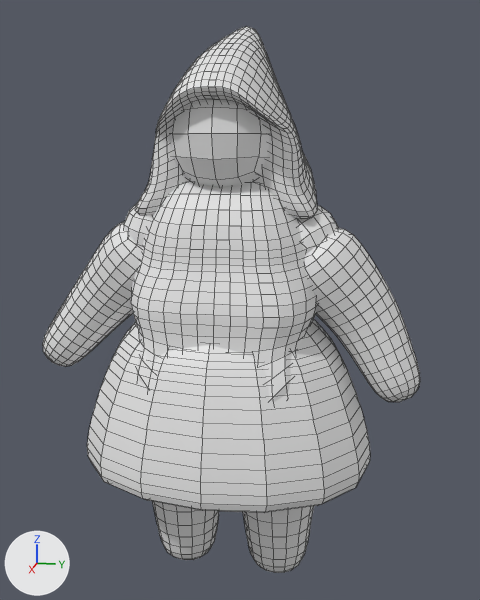
A saved change to the Blender file MOŽIC REF.blend.
Camera for both pictures: a 50 mm camera at (5.2, 1.2, 3.76) aimed at (-0.13, 0.14, 2.43). The lights are fixed; the arrows at lower left show +X, +Y and +Z. Mesh edges are drawn as thin lines.

Objects in the first picture: 'desna roka', 'leva noga', 'leva roka', 'noga desna', 'telo'.
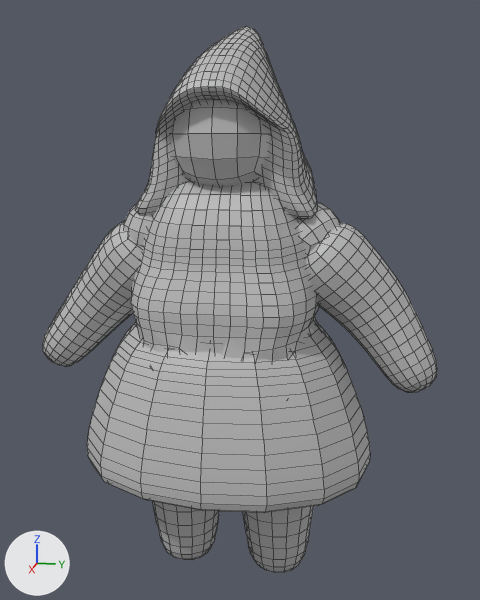
Location of each change, (x1, y1, x2, y2) in pixels of the pictures (480 x 600 px; the box of a moved part takes in the faces that stretch with it):
'desna roka', recoloured, turned
    before: (298, 205, 420, 402)
    after: (297, 203, 437, 392)
'leva roka', recoloured
    both: (43, 204, 154, 367)
part 1 of me_cube_003, moved or reshaped
    before: (136, 323, 297, 402)
    after: (136, 323, 297, 363)
part 2 of me_cube_003, moved or reshaped
    before: (295, 322, 312, 350)
    after: (295, 317, 318, 350)
part 3 of me_cube_003, recoloured
    both: (87, 26, 370, 513)

The change in detail:
Material 'Material.001' (mat_material_001) is new.
Its base color is (0.5, 0.5, 0.5) (grey #bcbcbc).
Material 'Material.004' (mat_material_004) is new.
Its base color is (0.5, 0.5, 0.5) (grey #bcbcbc).
Material 'Material' (mat_material) is new.
Its base color is (0.5, 0.5, 0.5) (grey #bcbcbc).
me_cube_003 is used by ob_telo; location (0.106, 0.002, -0.001); scale (0.947, 1.26, 1.22).
Verts and faces of me_cube_003; kept vertices keep their numbers, new ones are numbered from 2280.
Before the commit, vertices of me_cube_003: 143 (-0.64, 0.56, 1.72), 236 (-0.44, 0.56, 1.48), 357 (0.15, 0.57, 1.79), 669 (-0.86, 0.36, 1.57), 805 (-0.3, 0.58, 1.84).
Before the commit, vertices of me_cube_003: 808 (-0.08, 0.59, 1.85), 811 (0.13, 0.58, 1.86), 911 (-0.57, 0.5, 1.45), 915 (-0.27, 0.57, 1.64), 971 (-0.66, 0.06, 1.52).
me_cube_003 had 2280 vertices, 2272 faces and spanned x -1.29..0.86, y -0.93..1.01, z 0.85..3.87.
me_cube_003 now has 2282 vertices, 2268 faces, 3 loose edges and spans x -1.29..0.86, y -0.93..1.01, z 0.85..3.87.
Part 1, on me_cube_003:
5 vertices are removed from x 0.5..0.6, y -0.4..0.15, z 1.57..1.81.
14 faces are deleted.
18 vertices move from x 0.12..0.6, y -0.51..0.5, z 1.57..1.92 to x 0.07..0.53, y -0.54..0.54, z 1.53..1.93.
7 vertices are added at x 0.33..0.68, y -0.42..-0.07, z 0.92..2.11.
3 loose edges are added.
10 new faces join them.
Part 2, on me_cube_003:
Vertex 143 moves to (-0.63, 0.57, 1.73).
Vertex 236 moves to (-0.46, 0.55, 1.48).
Vertex 357 moves to (0.14, 0.57, 1.76).
Vertex 669 moves to (-0.87, 0.36, 1.56).
Vertex 805 moves to (-0.37, 0.65, 1.77).
Vertex 808 moves to (-0.23, 0.74, 1.67).
Vertex 811 moves to (0.02, 0.63, 1.76).
Vertex 911 moves to (-0.58, 0.61, 1.42).
Vertex 915 moves to (-0.27, 0.52, 1.63).
Vertex 971 moves to (-0.76, -0.08, 1.5).
me_cube_003 part 3: 2258 faces spanning x -1.29..0.86, y -0.93..1.01, z 0.85..3.87 switch from no material to mat_material (grey #bcbcbc).
me_plane_001 has 388 vertices, 384 faces and spans x -0.41..0.29, y -0.83..0.17, z -1.67..0.02.
me_plane_001 now uses material mat_material_004 (grey #bcbcbc).
me_plane_003 has 388 vertices, 384 faces and spans x -0.41..0.29, y -0.83..0.17, z -1.67..0.02.
me_plane_003 now uses material mat_material_001 (grey #bcbcbc).
Object 'desna roka' (ob_desna_roka) turns from (50, 18, -46) to (54, 22, -45) degrees about x, y and z.
